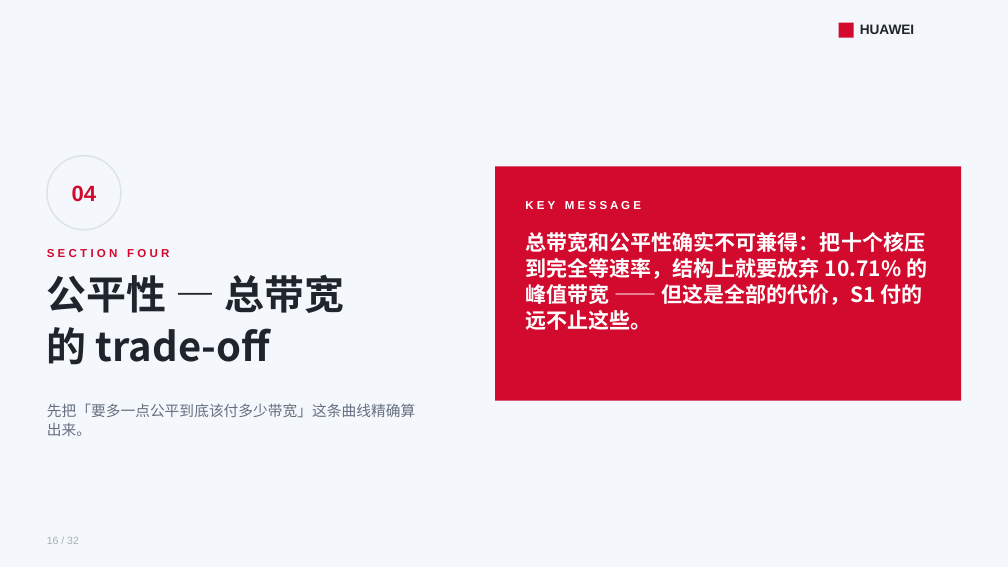
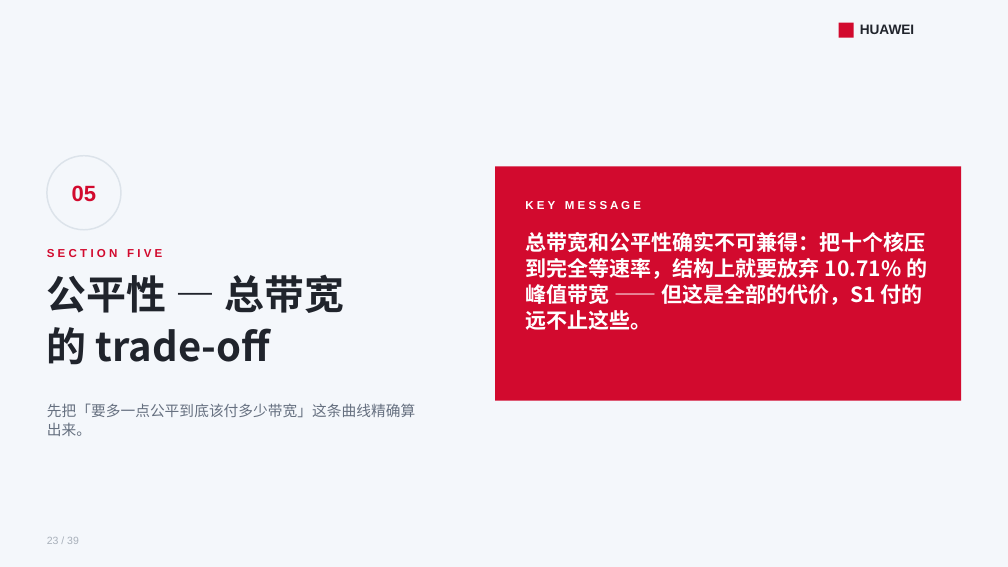
Before and after one commit to lukebest/booksim2, a slide deck: slide 23 of ppt/ring2-write-fairness.pptx (slide 16 before the commit). Drawn at 1008x567 pixels with LibreOffice and Linux fonts; fonts in the diff are those of the drawing. Boxes give left, top, right and bottom in pixels: in the first picture for what was removed or moved away, otherwise in the second. Text is boxed around its words. In the diff, an @@ line names an element or a change of style, - is before the commit and + after.

```diff
--- a/ppt/ring2-write-fairness.pptx
+++ b/ppt/ring2-write-fairness.pptx
@@ text at (72,185,97,202): text changed @@
-04
+05
@@ text at (47,249,163,261): text changed @@
-S E C T I O N F O U R
+S E C T I O N F I V E
@@ text at (47,537,79,544): text changed @@
-16 / 32
+23 / 39
```
Also in this commit, not shown: 30 other slides changed, 7 slides added, 30 other files.
